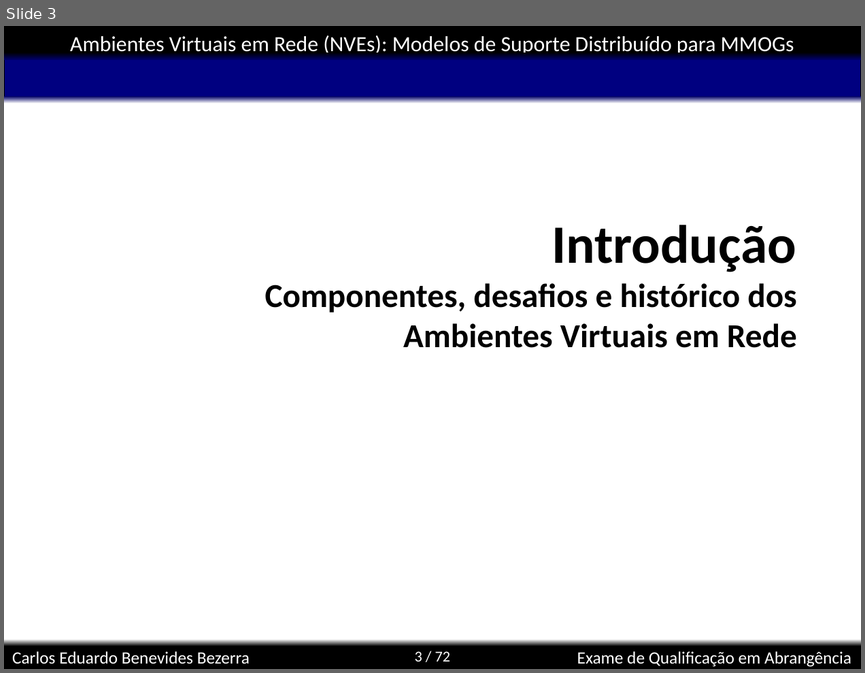
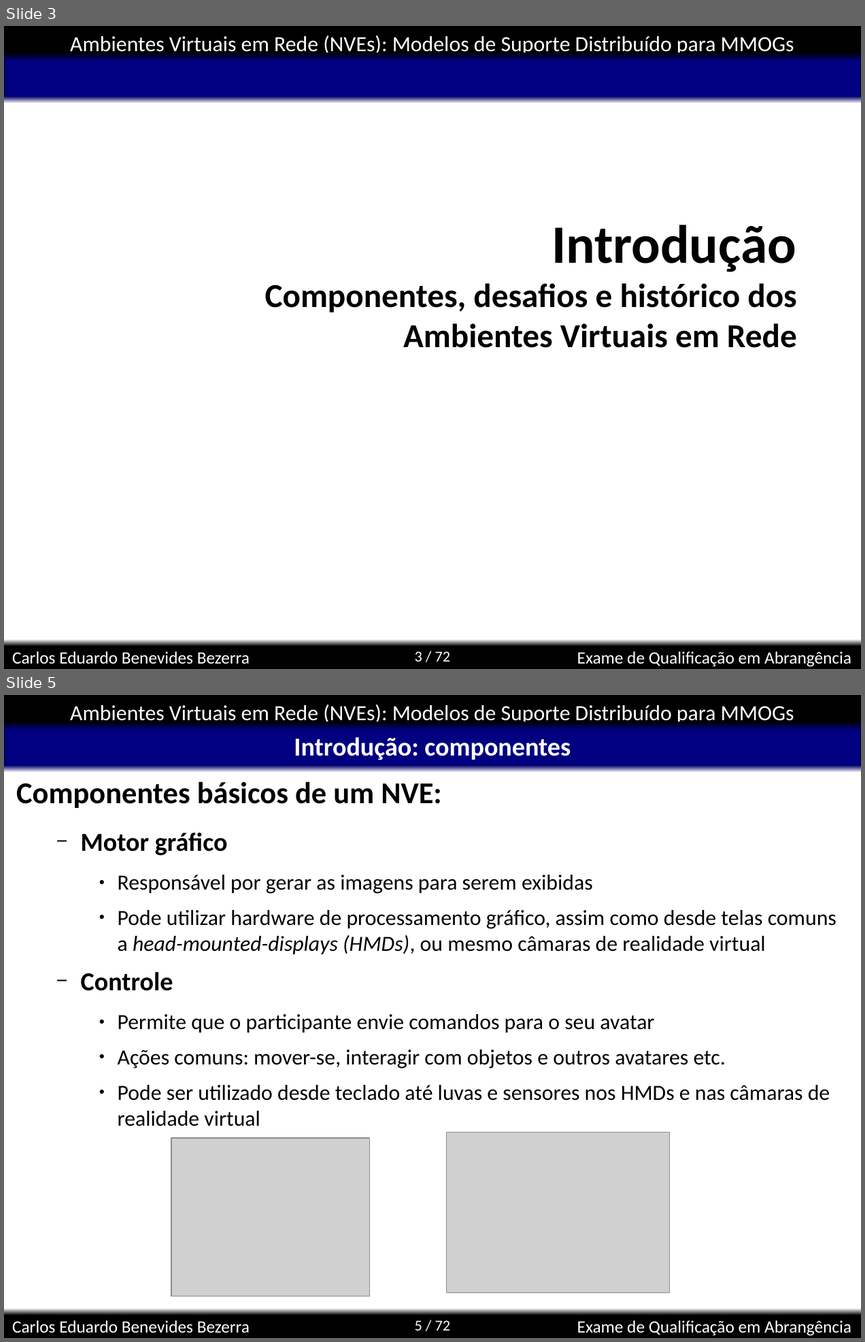
Before and after one commit to kdubezerra/kdubezerra, a slide deck: disciplinas/cmp600/app.ppt. Shown one above the other, each under a label of ours: slide 3 before the commit, slides 3 and 5 after it; the slides between them are not shown. The pictures are 865x673 and 865x1342 pixels, drawn with LibreOffice and Linux fonts; fonts in the diff are those of the drawing; grey boxes stand for pictures; background and template pictures are left out. Boxes give left, top, right and bottom in pixels: in the first picture for what was removed or moved away, otherwise in the second. Text is boxed around its words. In the diff, an @@ line names an element or a change of style, - is before the commit and + after.

```diff
--- a/disciplinas/cmp600/app.ppt
+++ b/disciplinas/cmp600/app.ppt
@@ slide 5 added at (4,695,861,1338), background #FFFFFF; not listed: 8 template elements that a slide beside it also shows @@
@@ title added at (294,737,570,760), 24 pt, text #FFFFFF, bold @@
+Introdução: componentes
@@ text added at (16,781,836,1126), 20 pt, text #000000 @@
+Componentes básicos de um NVE:
+  − Motor gráfico
+    ● Responsável por gerar as imagens para serem exibidas
+    ● Pode utilizar hardware de processamento gráfico, assim como desde telas comuns a head-mounted-displays (HMDs), ou mesmo câmaras de realidade virtual
+  − Controle
+    ● Permite que o participante envie comandos para o seu avatar
+    ● Ações comuns: mover-se, interagir com objetos e outros avatares etc.
+    ● Pode ser utilizado desde teclado até luvas e sensores nos HMDs e nas câmaras de realidade virtual
@@ picture added at (171,1138,369,1296) @@
@@ picture added at (447,1132,669,1293) @@
```
Also in this commit, not shown: 1 slide changed, 3 other slides added, 9 other files.
